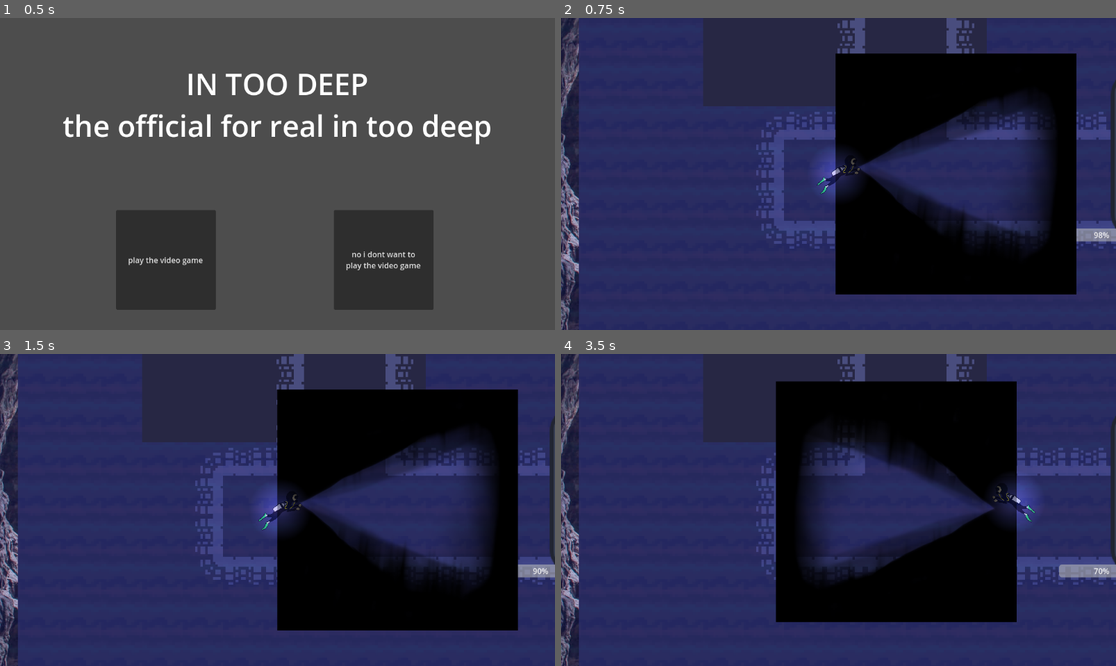
Above: before the commit, frames 1-4 (two rows, left to right).
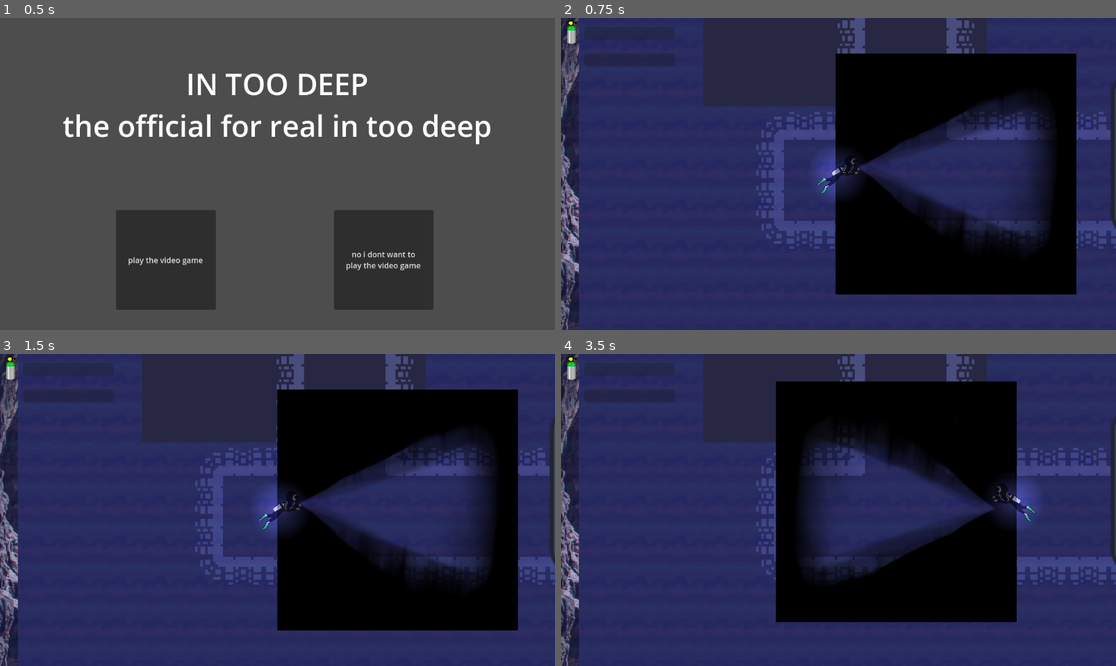
Above: after the commit, the same moments.

Repository: DeclanHarty/InTooDeep
Game: Godot game, scene res://scenes/main_menu.tscn
The game is run twice, just before and just after one commit, with the same random seed, the same clock (stepped at 60 frames per second) and the same inputs. The engine's default icon, where the game draws it, is replaced by a stand-in: a white triangle on a blue panel in a dark square.
Inputs:
- Up to frame 1 (0.5 s): no input
- Up to frame 2 (0.75 s): click "play the video game" at 0.5 s
- Up to frame 3 (1.5 s): tap Enter at 1.25 s; hold Right (ui_right) from 1.28 s (still down); hold Space (drop_glowstick) from 1.28 s (still down)
- Up to frame 4 (3.5 s): tap Up (ui_up) at 1.52, 2.27 s; release Space (drop_glowstick) at 2.03 s; tap Space (drop_glowstick) at 2.1 s; release Right (ui_right) at 2.78 s; hold Left (ui_left) from 2.78 s (still down); hold Space (drop_glowstick) from 2.78 s (still down)

Frame 1 is identical in both runs. In frame 2, 0.4% of the frame differs, in the area x 1-100%, y 0-72%; in frame 3, 0.4%; in frame 4, 0.5%.

Commit message:
oxygen ui added

Diff:
--- a/scenes/game_scene.tscn
+++ b/scenes/game_scene.tscn
@@ -1,24 +1,26 @@
-[gd_scene load_steps=9 format=3 uid="uid://bxdkdln1id0pk"]
+[gd_scene load_steps=10 format=3 uid="uid://bxdkdln1id0pk"]
 
 [ext_resource type="PackedScene" uid="uid://bsiuke4a1y2ao" path="res://scenes/player.tscn" id="1_a3g5g"]
+[ext_resource type="Script" path="res://scripts/oxygen_manager.gd" id="1_pcyim"]
 [ext_resource type="PackedScene" uid="uid://4rbdgp2kpva1" path="res://scenes/maze_walls.tscn" id="1_tmx8u"]
-[ext_resource type="PackedScene" uid="uid://dwmelutiyxgl6" path="res://scenes/oxygen_manager.tscn" id="2_n8it6"]
 [ext_resource type="Texture2D" uid="uid://bkan4ybqgutri" path="res://Assets/cave-background-xmrf3cnk7aa9t79a.jpg" id="2_njtht"]
 [ext_resource type="Texture2D" uid="uid://krxmiayby7xl" path="res://icon.svg" id="3_702yu"]
 [ext_resource type="Script" path="res://scripts/water_detection.gd" id="4_6p7kl"]
 [ext_resource type="PackedScene" uid="uid://cmc6arkgj2dmv" path="res://scenes/water.tscn" id="6_e3t84"]
+[ext_resource type="Texture2D" uid="uid://brdq5y8hwcggt" path="res://Assets/oxygen_ui.png" id="8_wc5j5"]
 
 [sub_resource type="CapsuleShape2D" id="CapsuleShape2D_qeg80"]
 
 [node name="GameScene" type="Node2D"]
+
+[node name="OxygenManager" type="Node" parent="."]
+script = ExtResource("1_pcyim")
 
 [node name="MazeWalls" parent="." instance=ExtResource("1_tmx8u")]
 process_physics_priority = 1
 position = Vector2(1061, -824)
 scale = Vector2(5.2646, 5.2646)
 metadata/_edit_lock_ = true
-
-[node name="OxygenManager" parent="." instance=ExtResource("2_n8it6")]
 
 [node name="Player" parent="." instance=ExtResource("1_a3g5g")]
 
@@ -52,14 +54,35 @@
 position = Vector2(-113, -309)
 scale = Vector2(5.2646, 5.2646)
 
-[node name="Control" type="Control" parent="."]
+[node name="GameUI" type="Control" parent="."]
 layout_mode = 3
 anchors_preset = 0
-offset_right = 40.0
-offset_bottom = 40.0
+offset_left = -576.0
+offset_top = -324.0
+offset_right = 576.0
+offset_bottom = 324.0
+
+[node name="OxygenBar" type="ProgressBar" parent="GameUI"]
+layout_mode = 0
+offset_left = 48.0
+offset_top = 19.0
+offset_right = 236.0
+offset_bottom = 46.0
+show_percentage = false
+
+[node name="SicknessBar" type="ProgressBar" parent="GameUI"]
+offset_left = 48.0
+offset_top = 74.0
+offset_right = 236.0
+offset_bottom = 101.0
+show_percentage = false
+
+[node name="OxygenUi" type="Sprite2D" parent="."]
+position = Vector2(-554, -296)
+scale = Vector2(0.621212, 0.621212)
+texture = ExtResource("8_wc5j5")
 
 [connection signal="child_exiting_tree" from="MazeWalls" to="MazeWalls" method="_on_child_exiting_tree"]
 [connection signal="body_entered" from="Player/WaterDetection" to="Player/WaterDetection" method="_on_body_entered"]
 [connection signal="body_exited" from="Player/WaterDetection" to="Player/WaterDetection" method="_on_body_exited"]
-[connection signal="waterStateChanged" from="Player/WaterDetection" to="OxygenManager" method="_on_water_detection_water_state_changed"]
 [connection signal="child_entered_tree" from="Sprite2D" to="MazeWalls" method="_on_sprite_2d_child_entered_tree"]
--- /dev/null
+++ b/scripts/game_ui.gd
@@ -0,0 +1 @@
+extends Control
Binary file added: Assets/oxygen_ui.png
Not shown, added: Assets/oxygen_ui.png.import
